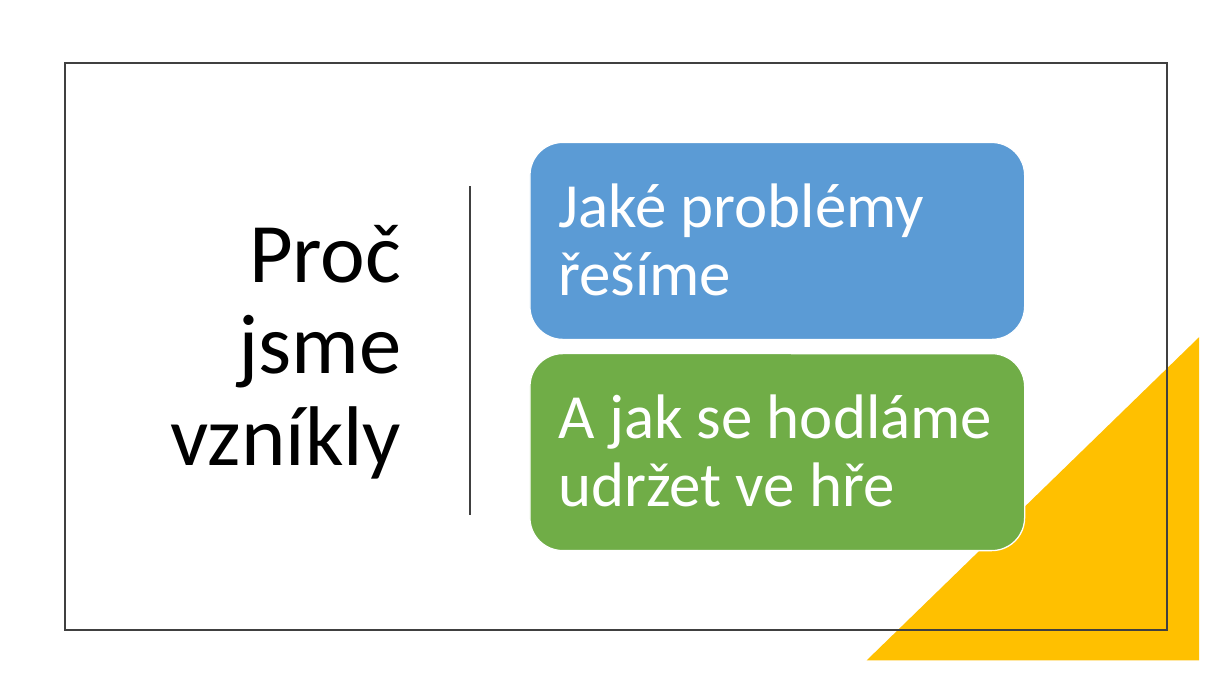
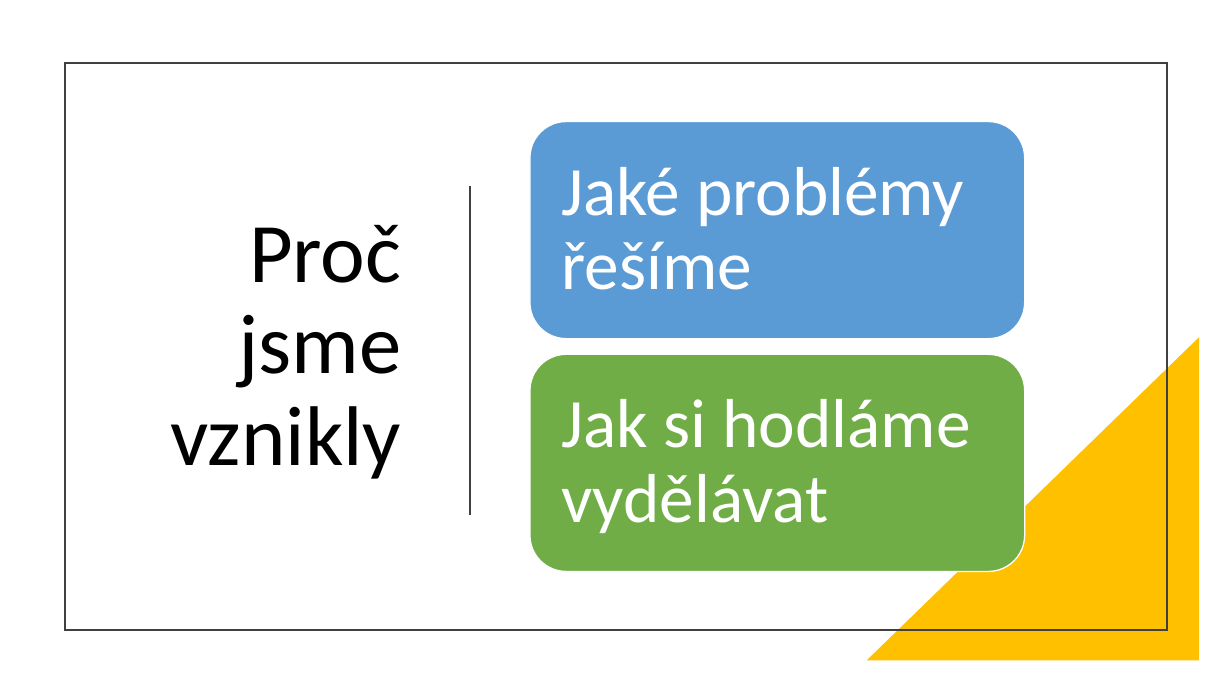
Before and after one commit to frezepush/prezentace, a slide deck: slide 2 of Digitální šatník.pptx. Drawn at 1232x693 pixels with LibreOffice and Linux fonts; fonts in the diff are those of the drawing. Boxes give left, top, right and bottom in pixels: in the first picture for what was removed or moved away, otherwise in the second. Text is boxed around its words. In the diff, an @@ line names an element or a change of style, - is before the commit and + after.

Commit message:
tt

```diff
--- a/Digitální šatník.pptx
+++ b/Digitální šatník.pptx
@@ rounded rectangle resized from (x1=531, y1=142, x2=1025, y2=339) to (x1=531, y1=122, x2=1025, y2=339) @@
@@ text "Jaké problémy řešíme" moved from (x1=558, y1=183, x2=924, y2=296) to (x1=561, y1=167, x2=964, y2=290) @@
@@ text "Jaké problémy řešíme" at (x1=561, y1=167, x2=964, y2=290): size 49 to 54 pt; more space between paragraphs @@
@@ title at (x1=171, y1=224, x2=402, y2=479): text changed @@
-Proč jsme vzníkly
+Proč jsme vznikly
@@ rounded rectangle resized from (x1=531, y1=354, x2=1025, y2=551) to (x1=531, y1=355, x2=1025, y2=572) @@
@@ text at (x1=561, y1=399, x2=970, y2=533): text changed; size 49 to 54 pt @@
-A jak se hodláme udržet ve hře
+Jak si hodláme vydělávat
```
